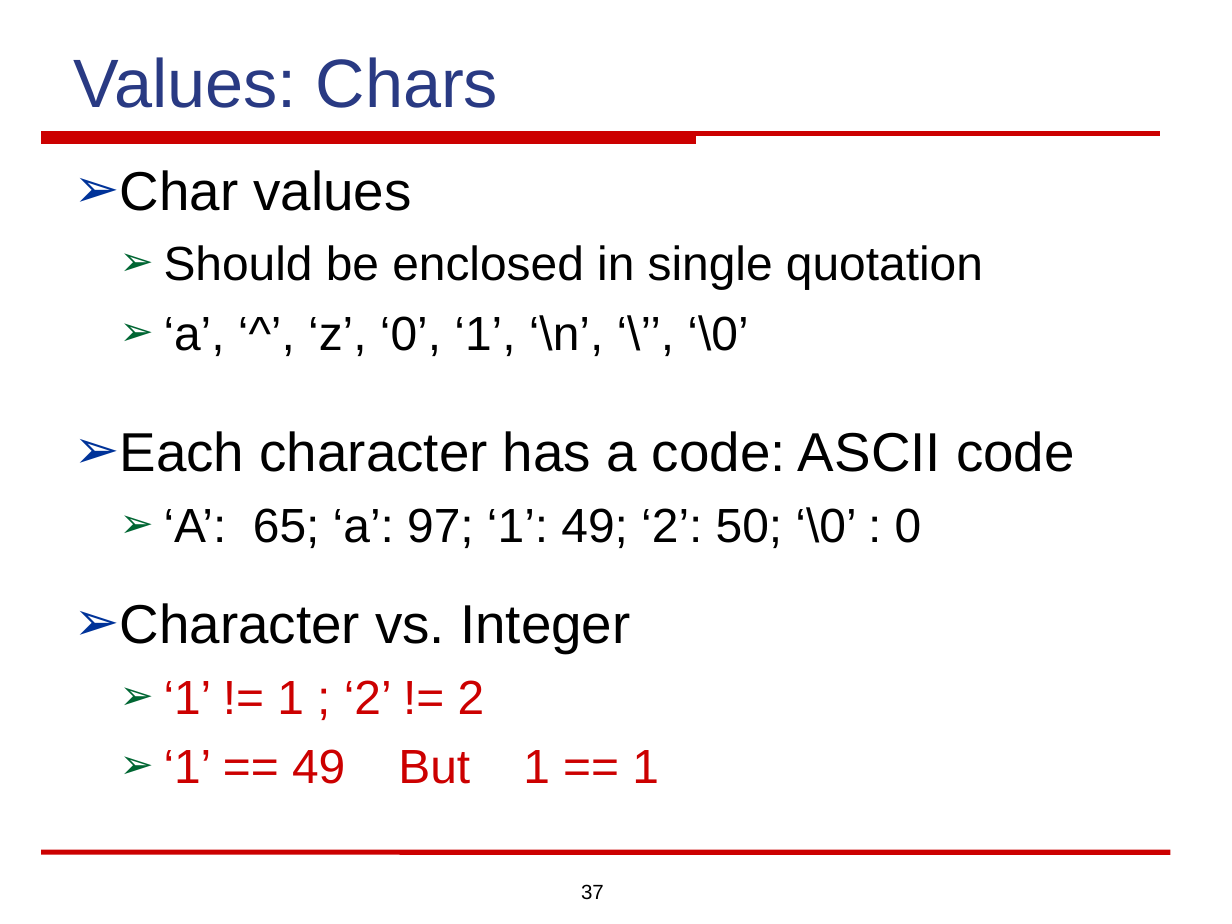
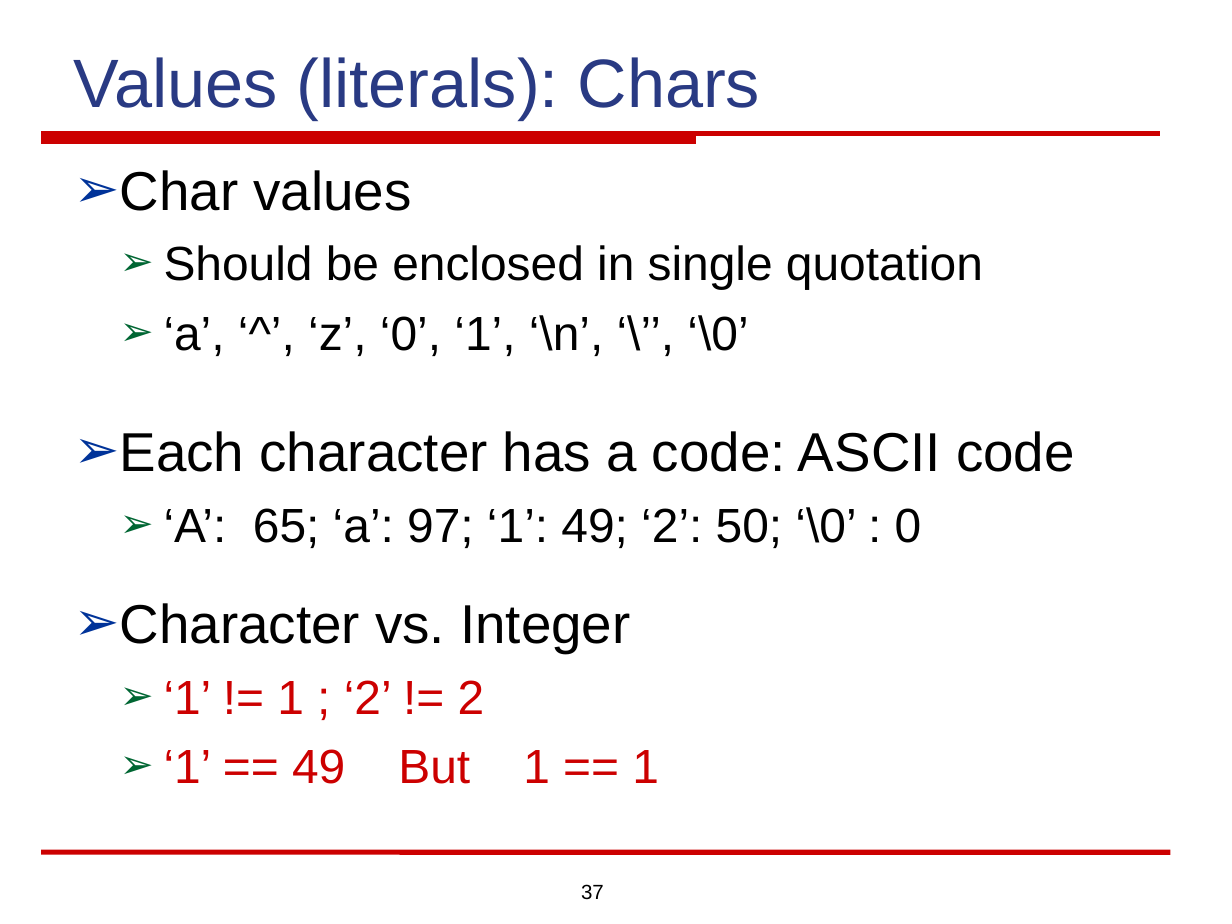
Before and after one commit to m-zakeri/CP, a slide deck: slide 37 of docs/lectures/slides/Lecture_03_C_Programming_Basics.pptx. Drawn at 1232x924 pixels with LibreOffice and Linux fonts; fonts in the diff are those of the drawing; background and template pictures are left out. Boxes give left, top, right and bottom in pixels: in the first picture for what was removed or moved away, otherwise in the second. Text is boxed around its words. In the diff, an @@ line names an element or a change of style, - is before the commit and + after.

```diff
--- a/docs/lectures/slides/Lecture_03_C_Programming_Basics.pptx
+++ b/docs/lectures/slides/Lecture_03_C_Programming_Basics.pptx
@@ text at bbox=[74, 57, 760, 119]: text changed @@
-Values: Chars
+Values (literals): Chars
```
Also in this commit, not shown: 3 other slides changed, 4 other files.
